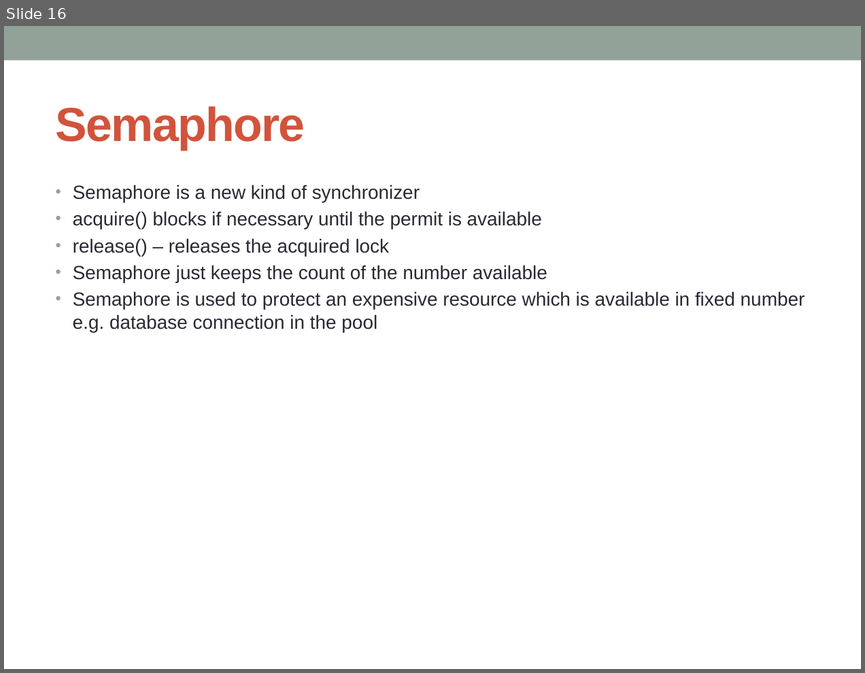
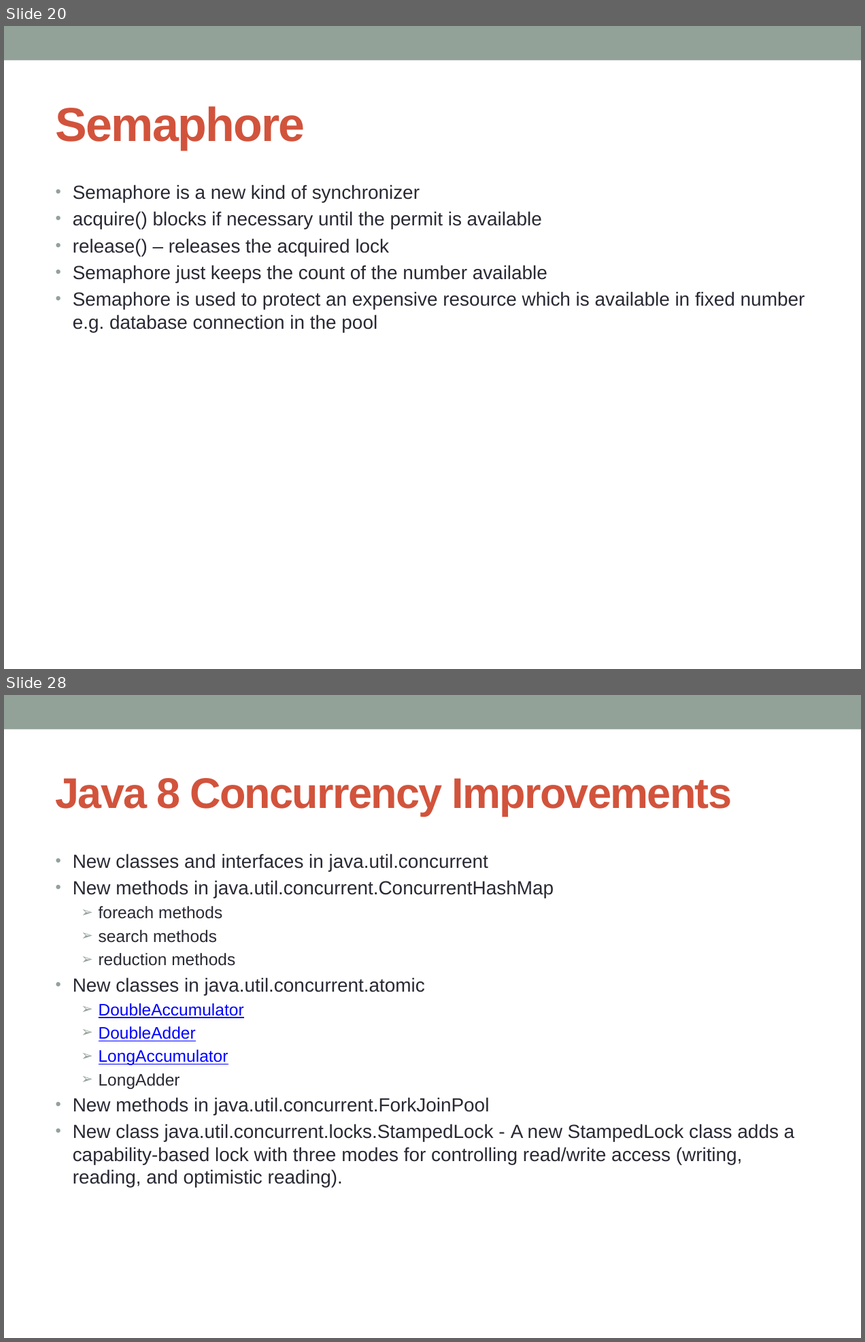
Before and after one commit to notionquest/ProjectDocumentation, a slide deck: MultiThreading.pptx. Shown one above the other, each under a label of ours: slide 16 before the commit, slides 20 and 28 after it; the slides between them are not shown. The pictures are 865x673 and 865x1342 pixels, drawn with LibreOffice and Linux fonts; fonts in the diff are those of the drawing. Boxes give left, top, right and bottom in pixels: in the first picture for what was removed or moved away, otherwise in the second. Text is boxed around its words. In the diff, an @@ line names an element or a change of style, - is before the commit and + after.

```diff
--- a/MultiThreading.pptx
+++ b/MultiThreading.pptx
@@ slide 28 added at <box>4,695,861,1338</box>, background #FFFFFF; not listed: 1 template element that a slide beside it also shows @@
@@ title added at <box>56,778,732,816</box>, 36 pt, text #D2533C, bold @@
+Java 8 Concurrency Improvements
@@ text added at <box>73,853,795,1187</box>, 16 pt, text #292934 @@
+• New classes and interfaces in java.util.concurrent
+• New methods in java.util.concurrent.ConcurrentHashMap
+  ➢ foreach methods
+  ➢ search methods
+  ➢ reduction methods
+• New classes in java.util.concurrent.atomic
+  ➢ DoubleAccumulator
+  ➢ DoubleAdder
+  ➢ LongAccumulator
+  ➢ LongAdder
+• New methods in java.util.concurrent.ForkJoinPool
+• New class java.util.concurrent.locks.StampedLock - A new StampedLock class adds a capability-based lock with three modes for controlling read/write access (writing, reading, and optimistic reading).
@@ what was slide 16 is now slide 20 @@
```
Also in this commit, not shown: 3 slides changed, 10 other slides added.
